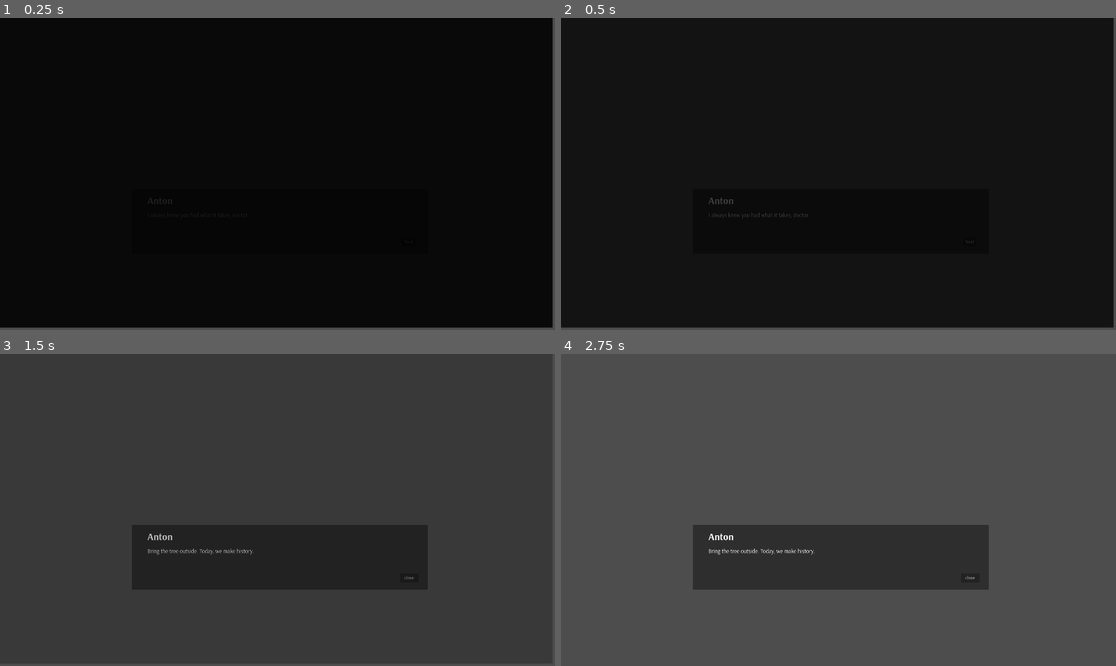
Above: before the commit, frames 1-4 (two rows, left to right).
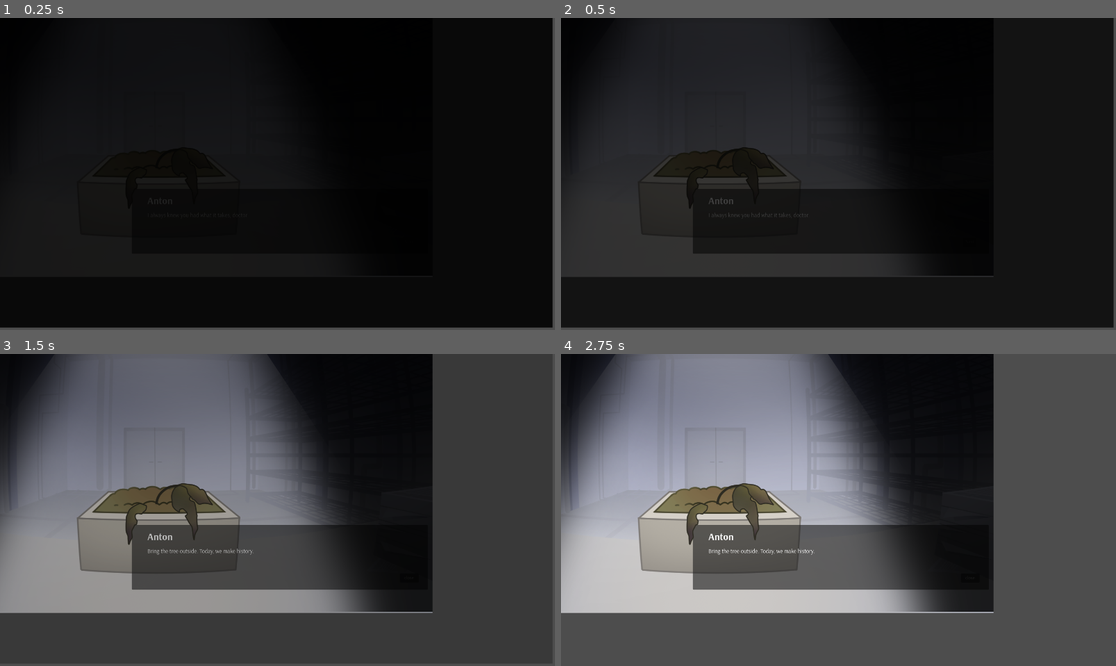
Above: after the commit, the same moments.

Repository: gringames/fem-devs-jam-24
Game: Godot game, scene res://Endings/bad_final_ending.tscn
The game is run twice, just before and just after one commit, with the same random seed, the same clock (stepped at 60 frames per second) and the same inputs. This scene is started directly instead of the project's main scene. Sound files missing from this copy of the repository are replaced by a short silence.
Inputs (mouse positions are in pixels of both pictures, inside the frame that each line leads up to):
- Up to frame 1 (0.25 s): no input
- Up to frame 2 (0.5 s): no input
- Up to frame 3 (1.5 s): click "Next" at 0.5 s; move the mouse to (399, 494) at 1.27 s; click (399, 494) at 1.35 s
- Up to frame 4 (2.75 s): move the mouse to (727, 525) at 2.02 s; click (727, 525) at 2.1 s

The runs differ from the first frame. In frame 2, 15% of the frame differs, in the area x 0-78%, y 26-83%; in frame 3, 56%; in frame 4, 59%, in the area x 0-78%, y 0-84%.

Commit message:
save plant state from non-final ending

Diff:
--- a/femdevsjam24/Endings/bad_final_ending.tscn
+++ b/femdevsjam24/Endings/bad_final_ending.tscn
@@ -1,18 +1,21 @@
-[gd_scene load_steps=5 format=3 uid="uid://qj2v5v8pv0la"]
+[gd_scene load_steps=11 format=3 uid="uid://qj2v5v8pv0la"]
 
 [ext_resource type="PackedScene" uid="uid://5ewcfc7r65ud" path="res://Text/Box/final_box.tscn" id="1_2suc5"]
 [ext_resource type="PackedScene" uid="uid://cw8mbfe7g7us2" path="res://Text/Box/Final.tscn" id="2_n11y4"]
 [ext_resource type="AudioStream" uid="uid://85l80s2xk8d7" path="res://Music/Plant Withered Losing Hope.mp3" id="3_8behs"]
 [ext_resource type="PackedScene" uid="uid://cdbw55po5v68o" path="res://Game/black_fade.tscn" id="4_f5b0h"]
+[ext_resource type="PackedScene" uid="uid://cl1gpg5puexqu" path="res://Game/Background.tscn" id="5_33f8t"]
+[ext_resource type="Texture2D" uid="uid://crk18badgkrd0" path="res://Art/Spotlight/Spotlight Overlay.png" id="6_ywuml"]
+[ext_resource type="Texture2D" uid="uid://dkrb4kwyj336g" path="res://Art/Plant/6_Plant_Day_6.png" id="7_gu5b8"]
+[ext_resource type="Texture2D" uid="uid://bukk0fcbnjtao" path="res://Art/Plant/7_Withered.png" id="8_8wylq"]
+[ext_resource type="Texture2D" uid="uid://bel1dyr6sigsc" path="res://Art/Plant/0_Pot_Dry.png" id="9_5g717"]
+[ext_resource type="Texture2D" uid="uid://cvcwlfcflbqq0" path="res://Art/Plant/0_Pot_Wet.png" id="10_032tu"]
 
 [node name="BadFinalEnding" type="Node2D"]
 
 [node name="TextBox" parent="." node_paths=PackedStringArray("fade", "final") instance=ExtResource("1_2suc5")]
 fade = NodePath("../BlackFadeCanvasLayer")
-final = NodePath("../Final")
-
-[node name="Final" parent="." instance=ExtResource("2_n11y4")]
-texts = ["You made your choice.", "The last tree on Earth rots in front of your eyes,", "and so all hopes wither."]
+final = NodePath("")
 
 [node name="AudioStreamPlayer" type="AudioStreamPlayer" parent="."]
 stream = ExtResource("3_8behs")
@@ -21,3 +24,35 @@
 [node name="BlackFadeCanvasLayer" parent="." instance=ExtResource("4_f5b0h")]
 fade_speed = 0.5
 auto_start = true
+
+[node name="Background" parent="." instance=ExtResource("5_33f8t")]
+z_index = -2
+position = Vector2(-424, -184)
+
+[node name="Newspaper" parent="Background" index="3"]
+visible = false
+
+[node name="Notebook" parent="Background" index="4"]
+visible = false
+
+[node name="CellphoneNocall" parent="Background" index="5"]
+visible = false
+
+[node name="SpotlightOverlay" type="Sprite2D" parent="."]
+position = Vector2(536, 352)
+texture = ExtResource("6_ywuml")
+
+[node name="Final" parent="." node_paths=PackedStringArray("plant_visual", "pot_visual") instance=ExtResource("2_n11y4")]
+texts = ["You made your choice.", "The last tree on Earth thrives thanks to everyone's sacrifice,", "and so do humanity's hopes."]
+plant_visual_blossom = ExtResource("7_gu5b8")
+plant_visual_withered = ExtResource("8_8wylq")
+plant_visual = NodePath("../Plant")
+pot_dry = ExtResource("9_5g717")
+pot_wet = ExtResource("10_032tu")
+pot_visual = NodePath("../Background/0PotDry")
+
+[node name="Plant" type="Sprite2D" parent="."]
+position = Vector2(560, 360)
+texture = ExtResource("7_gu5b8")
+
+[editable path="Background"]
--- a/femdevsjam24/Endings/good_final_ending.tscn
+++ b/femdevsjam24/Endings/good_final_ending.tscn
@@ -1,9 +1,15 @@
-[gd_scene load_steps=5 format=3 uid="uid://ch8hggnmootfr"]
+[gd_scene load_steps=11 format=3 uid="uid://ch8hggnmootfr"]
 
 [ext_resource type="AudioStream" uid="uid://dux323ey75hv6" path="res://Music/Day 7.mp3" id="1_y0pan"]
 [ext_resource type="PackedScene" uid="uid://cw8mbfe7g7us2" path="res://Text/Box/Final.tscn" id="3_n4dir"]
 [ext_resource type="PackedScene" uid="uid://5ewcfc7r65ud" path="res://Text/Box/final_box.tscn" id="4_5x6h8"]
 [ext_resource type="PackedScene" uid="uid://cdbw55po5v68o" path="res://Game/black_fade.tscn" id="4_sxqwc"]
+[ext_resource type="PackedScene" uid="uid://cl1gpg5puexqu" path="res://Game/Background.tscn" id="5_0cj51"]
+[ext_resource type="Texture2D" uid="uid://bukk0fcbnjtao" path="res://Art/Plant/7_Withered.png" id="5_rfphi"]
+[ext_resource type="Texture2D" uid="uid://bel1dyr6sigsc" path="res://Art/Plant/0_Pot_Dry.png" id="6_7wbmb"]
+[ext_resource type="Texture2D" uid="uid://crk18badgkrd0" path="res://Art/Spotlight/Spotlight Overlay.png" id="6_8sk5i"]
+[ext_resource type="Texture2D" uid="uid://dkrb4kwyj336g" path="res://Art/Plant/6_Plant_Day_6.png" id="7_65dno"]
+[ext_resource type="Texture2D" uid="uid://cvcwlfcflbqq0" path="res://Art/Plant/0_Pot_Wet.png" id="7_x5dn3"]
 
 [node name="GoodFinalEnding" type="Node2D"]
 position = Vector2(424, 184)
@@ -16,9 +22,38 @@
 fade_speed = 0.5
 auto_start = true
 
-[node name="Final" parent="." instance=ExtResource("3_n4dir")]
+[node name="Final" parent="." node_paths=PackedStringArray("plant_visual", "pot_visual") instance=ExtResource("3_n4dir")]
 texts = ["You made your choice.", "The last tree on Earth thrives thanks to everyone's sacrifice,", "and so do humanity's hopes."]
+plant_visual_blossom = ExtResource("7_65dno")
+plant_visual_withered = ExtResource("5_rfphi")
+plant_visual = NodePath("../Plant")
+pot_dry = ExtResource("6_7wbmb")
+pot_wet = ExtResource("7_x5dn3")
+pot_visual = NodePath("../Background/0PotDry")
+
+[node name="Plant" type="Sprite2D" parent="."]
+position = Vector2(560, 360)
+texture = ExtResource("7_65dno")
 
 [node name="TextBox" parent="." node_paths=PackedStringArray("fade", "final") instance=ExtResource("4_5x6h8")]
 fade = NodePath("../BlackFadeCanvasLayer")
 final = NodePath("../Final")
+
+[node name="Background" parent="." instance=ExtResource("5_0cj51")]
+z_index = -2
+position = Vector2(-424, -184)
+
+[node name="Newspaper" parent="Background" index="3"]
+visible = false
+
+[node name="Notebook" parent="Background" index="4"]
+visible = false
+
+[node name="CellphoneNocall" parent="Background" index="5"]
+visible = false
+
+[node name="SpotlightOverlay" type="Sprite2D" parent="."]
+position = Vector2(536, 352)
+texture = ExtResource("6_8sk5i")
+
+[editable path="Background"]
--- a/femdevsjam24/Text/Box/click_text.gd
+++ b/femdevsjam24/Text/Box/click_text.gd
@@ -1,7 +1,18 @@
 extends Control
 class_name Final
 
+@export_category("Final TextBox Text")
 @export var texts: Array = ["You made your choice.", "v"]
+
+@export_category("Plant Visual")
+@export var plant_visual_blossom: Texture2D
+@export var plant_visual_withered: Texture2D
+@export var plant_visual: Sprite2D
+@export var pot_dry: Texture2D
+@export var pot_wet: Texture2D
+@export var pot_visual: Sprite2D
+
+
 var index: int = 0
 
 var label: RichTextLabel
@@ -9,6 +20,16 @@
 func _ready() -> void:
 	label = $RichTextLabel
 	label.text = texts[index]
+	_prepare_plant_visuals()
+
+# plant visual has to be same as in ending before
+func _prepare_plant_visuals() -> void:
+	if EndingPlantState.final_plant_state == Plants.States.Withered:
+		plant_visual.texture = plant_visual_withered
+		pot_visual.texture = pot_dry
+	else:
+		plant_visual.texture = plant_visual_blossom
+		pot_visual.texture = pot_wet
 
 
 func start() -> void:
--- a/femdevsjam24/Text/Box/ending_text_box.gd
+++ b/femdevsjam24/Text/Box/ending_text_box.gd
@@ -45,6 +45,8 @@
 
 	set_pages(current_pages)
 	appear()
+
+	EndingPlantState.final_plant_state = Plants.States.Withered
 
 
 
--- a/femdevsjam24/Text/Box/good_ending_text_box.gd
+++ b/femdevsjam24/Text/Box/good_ending_text_box.gd
@@ -62,6 +62,7 @@
 	set_pages(current_pages)
 	appear()
 
+	EndingPlantState.final_plant_state = Plants.States.Blossom
 
 
 # PAGES --------------------------------------------------------------------------------------------
--- /dev/null
+++ b/femdevsjam24/global/ending_plant_state.gd
@@ -0,0 +1,3 @@
+extends Node
+
+var final_plant_state: Plants.States = Plants.States.Withered
--- a/femdevsjam24/project.godot
+++ b/femdevsjam24/project.godot
@@ -19,6 +19,7 @@
 
 EventBus="*res://global/event_bus.gd"
 Hopes="*res://global/hopes.gd"
+EndingPlantState="*res://global/ending_plant_state.gd"
 
 [display]
 
